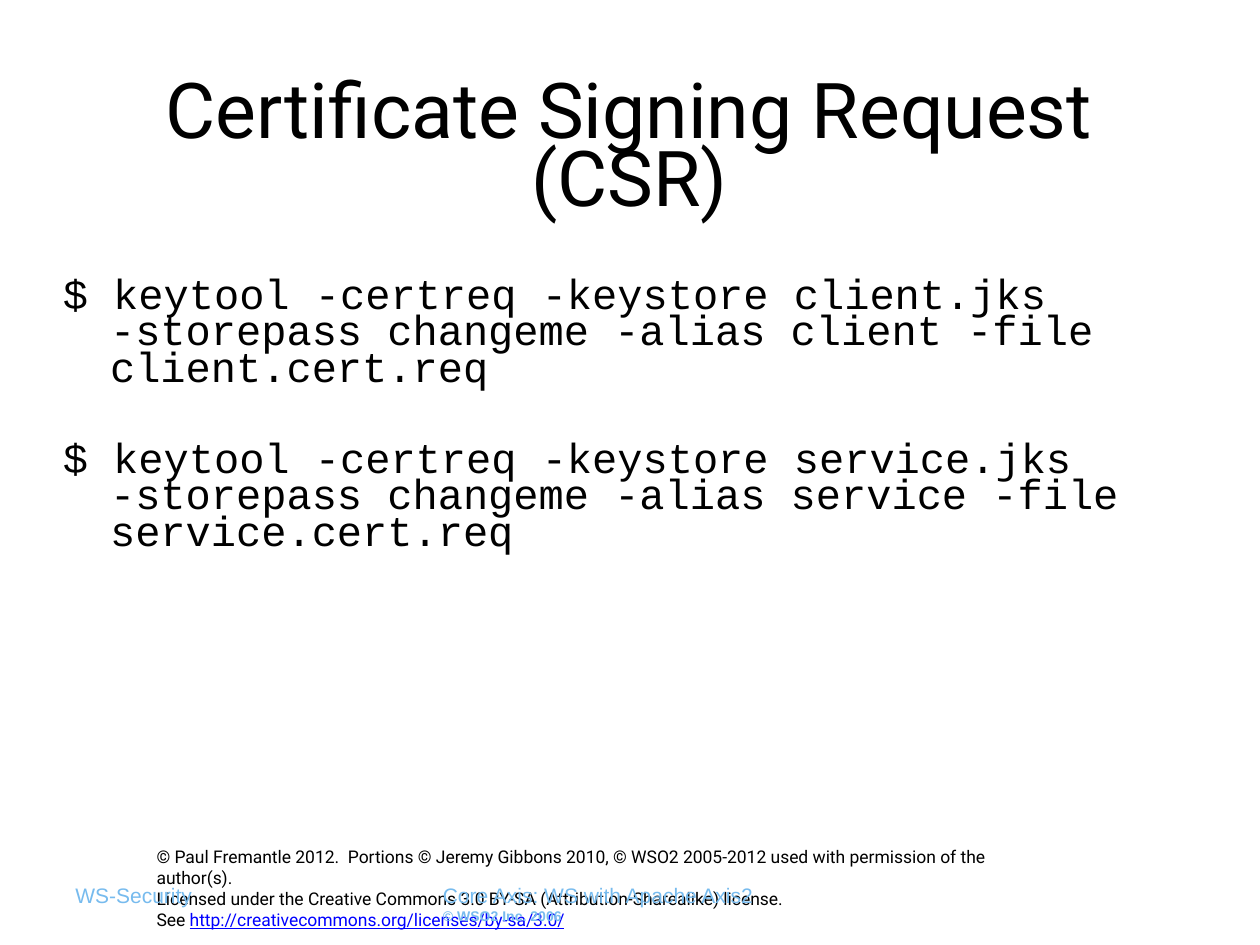
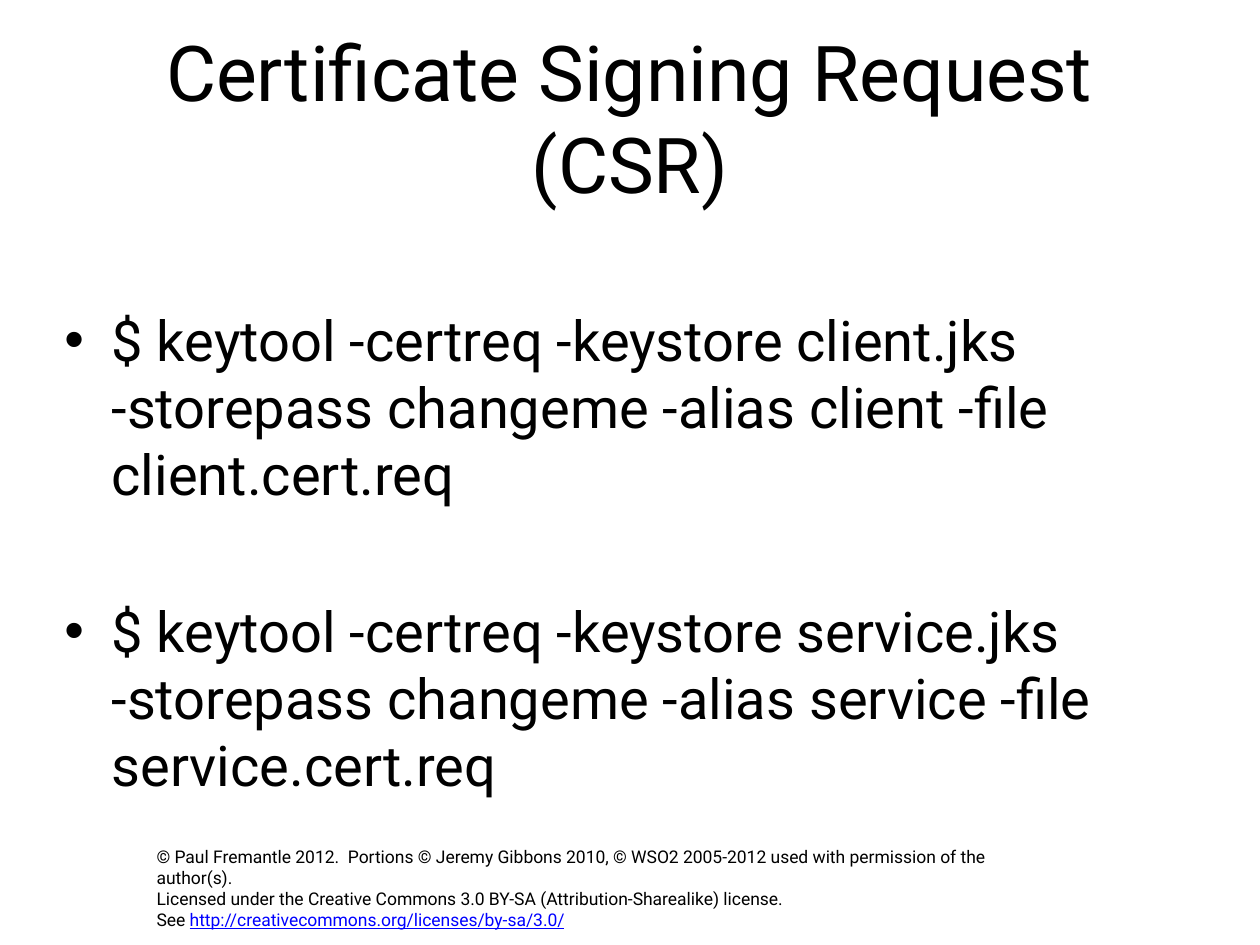
Before and after one commit to pzfreo/ox-soa-old, a slide deck: slide 8 of presentations/09a-Key Management.pptx. Drawn at 1260x945 pixels with LibreOffice and Linux fonts; fonts in the diff are those of the drawing; background and template pictures are left out. Boxes give left, top, right and bottom in pixels: in the first picture for what was removed or moved away, otherwise in the second. Text is boxed around its words. In the diff, an @@ line names an element or a change of style, - is before the commit and + after.

```diff
--- a/presentations/09a-Key Management.pptx
+++ b/presentations/09a-Key Management.pptx
@@ title "Certificate Signing Request (CSR)": place and size @@
-title "Certificate Signing Request (CSR)" at [166,79,1092,224]
+title "Certificate Signing Request (CSR)" at [166,42,1092,211]
@@ title "Certificate Signing Request (CSR)" at [166,42,1092,211]: line spacing 0.73 to 1 @@
@@ text "$ keytool -certreq -keystore client.jks ...": place and size @@
-text "$ keytool -certreq -keystore client.jks ..." at [110,278,1118,555]
+text "$ keytool -certreq -keystore client.jks ..." at [112,319,1091,798]
@@ text "$ keytool -certreq -keystore client.jks ..." at [112,319,1091,798]: size 24 to 32 pt, font Courier New to Roboto; bullet none to •; line spacing 0.73 to 1; more space between paragraphs @@
@@ text removed at [75,888,192,907] @@
-WS-Security
@@ text removed at [443,888,752,925] @@
-Core Axis: WS with Apache Axis2
-© WSO2 Inc. 2006
```
Also in this commit, not shown: 10 other slides changed, 6 other files.
